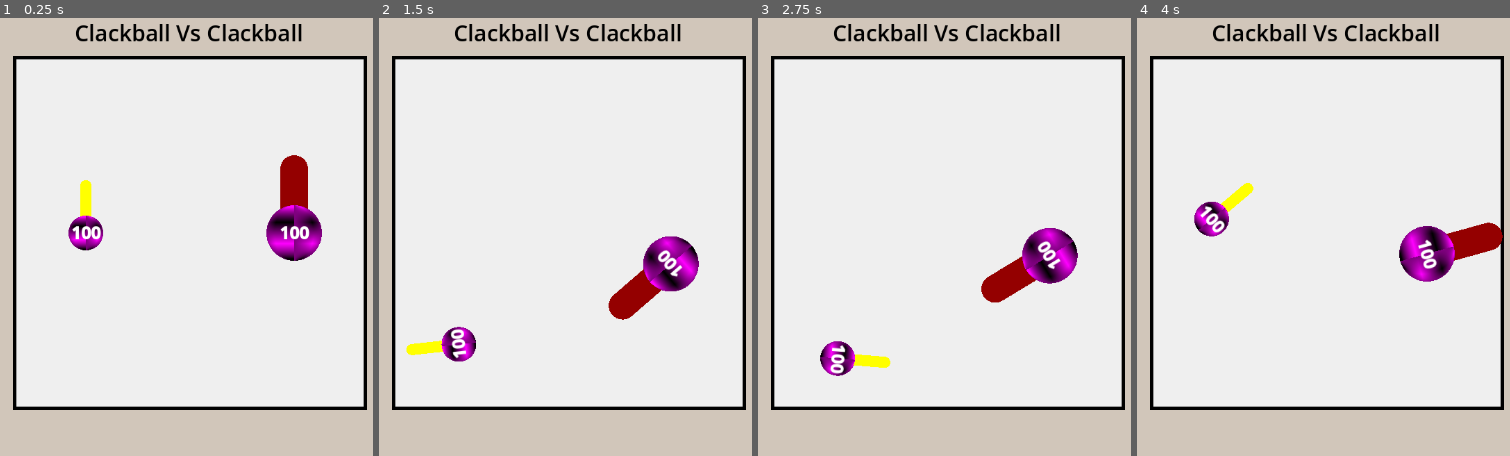
Above: before the commit, frames 1-4 (left to right).
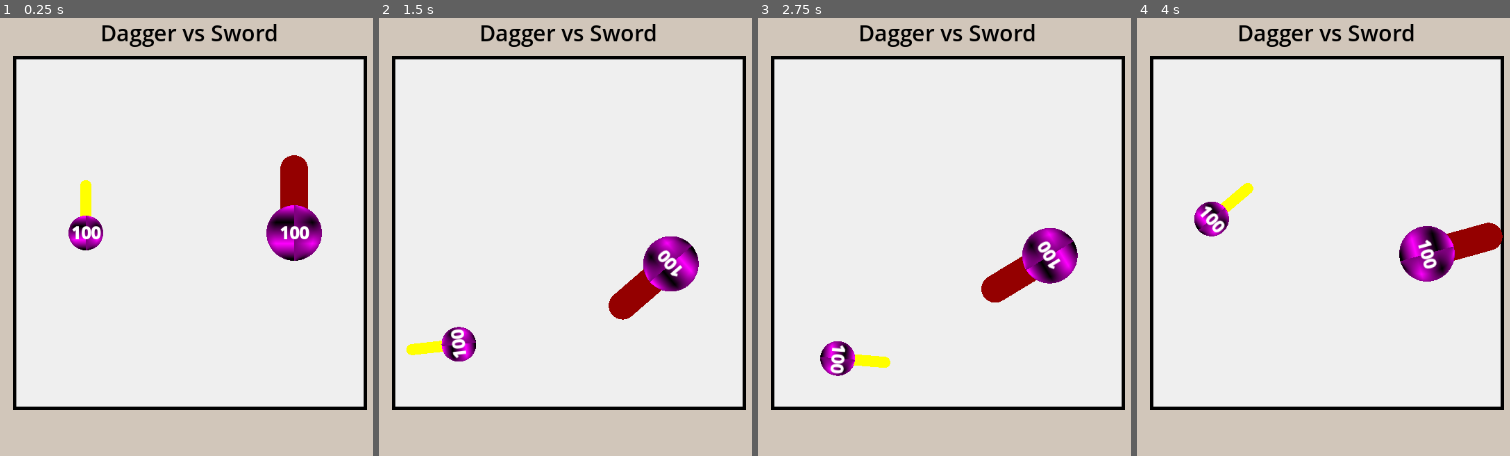
Above: after the commit, the same moments.

Repository: Arithmos-101/earclacks-copy
Game: Godot game, scene res://main.tscn
Same seed, same stepped clock (60 frames per second), same inputs: the game is played once before the commit and once after it.
Inputs:
- Up to frame 1 (0.25 s): no input
- Up to frame 2 (1.5 s): tap Enter at 0.5 s; hold Space (space) 0.53-1.28 s; tap Space (space) at 1.35 s
- Up to frame 3 (2.75 s): tap Space (space) at 2 s; hold Space (space) from 2.03 s (still down)
- Up to frame 4 (4 s): tap Enter at 2.75 s; release Space (space) at 2.78 s; tap Space (space) at 2.85 s; hold Space (space) from 3.53 s (still down)

The runs differ from the first frame. In frame 1, 1.4% of the frame differs, in the area x 20-81%, y 1-7%; in frame 2, 1.4%; in frame 3, 1.4%; in frame 4, 1.4%.

Commit message:
vs text set

Diff:
--- a/Clack Ball/Clack Ball Data/clack_ball_data.gd
+++ b/Clack Ball/Clack Ball Data/clack_ball_data.gd
@@ -1,6 +1,10 @@
 extends Resource
 class_name ClackBallData
 
+@export_group("Ball info")
+@export var name : String
+
+@export_group("Ball Stats")
 @export var ball_radius := 30.0
 @export var weight := 1.0
 @export var gravity := 1.0
--- a/Clack Ball/Clack Ball Data/dagger_ball_data.tres
+++ b/Clack Ball/Clack Ball Data/dagger_ball_data.tres
@@ -5,6 +5,7 @@
 
 [resource]
 script = ExtResource("1_5hj4o")
+name = "Dagger"
 ball_radius = 25.0
 weapon = ExtResource("2_5hj4o")
 initial_attack_speed = 100.0
--- a/Clack Ball/Clack Ball Data/default_ball_data.tres
+++ b/Clack Ball/Clack Ball Data/default_ball_data.tres
@@ -5,5 +5,6 @@
 
 [resource]
 script = ExtResource("1_lwu21")
+name = "Default"
 weapon = ExtResource("2_ujya2")
 metadata/_custom_type_script = "uid://dauvgqwgh8xq"
--- a/Clack Ball/Clack Ball Data/sword_ball_data.tres
+++ b/Clack Ball/Clack Ball Data/sword_ball_data.tres
@@ -5,6 +5,7 @@
 
 [resource]
 script = ExtResource("1_3fpnb")
+name = "Sword"
 ball_radius = 40.0
 weapon = ExtResource("2_dpeup")
 metadata/_custom_type_script = "uid://dauvgqwgh8xq"
--- a/Clack Ball/clack_ball.gd
+++ b/Clack Ball/clack_ball.gd
@@ -47,3 +47,6 @@
 func _on_clack_ball_hurt_area_area_entered(area: Area2D) -> void:
 	if area is HitBoxArea and area != weapon.hit_box_area:
 		damage(area.get_damage())
+
+func get_ball_name() -> String:
+	return data.name
--- a/VsArena.gd
+++ b/VsArena.gd
@@ -4,7 +4,7 @@
 
 @export var clack_ball_spawn_1 : Marker2D
 @export var clack_ball_spawn_2 : Marker2D
-@export var vs_text : RichTextLabel
+@export var vs_label : RichTextLabel
 
 var default_clack_ball = preload("res://Clack Ball/clack_ball.tscn")
 var balls : Array[ClackBall]
@@ -27,6 +27,8 @@
 	add_child(clack_ball)
 	balls.append(clack_ball)
 
+	vs_label.text = balls[0].get_ball_name() + " vs " + balls[1].get_ball_name()
+
 func _input(event: InputEvent) -> void:
 	if event.is_action_pressed("space"):
 		pause()
--- a/main.tscn
+++ b/main.tscn
@@ -2,7 +2,7 @@
 
 [ext_resource type="Script" uid="uid://k27aj6ajmyec" path="res://VsArena.gd" id="1_ig7tw"]
 
-[node name="VsArena" type="Control" unique_id=73105158 node_paths=PackedStringArray("clack_ball_spawn_1", "clack_ball_spawn_2")]
+[node name="VsArena" type="Control" unique_id=73105158 node_paths=PackedStringArray("clack_ball_spawn_1", "clack_ball_spawn_2", "vs_label")]
 z_index = -10
 layout_mode = 3
 anchors_preset = 15
@@ -13,6 +13,7 @@
 script = ExtResource("1_ig7tw")
 clack_ball_spawn_1 = NodePath("ClackBallSpawnLeft")
 clack_ball_spawn_2 = NodePath("ClackBallSpawnRight")
+vs_label = NodePath("Background/VsLabel")
 
 [node name="StaticBody2D" type="StaticBody2D" parent="." unique_id=958094948]
 
@@ -31,7 +32,7 @@
 offset_bottom = 648.0
 color = Color(0.8209507, 0.77563864, 0.7309319, 1)
 
-[node name="VsText" type="RichTextLabel" parent="Background" unique_id=1439613213]
+[node name="VsLabel" type="RichTextLabel" parent="Background" unique_id=1439613213]
 layout_mode = 0
 offset_left = 322.0
 offset_right = 828.0
